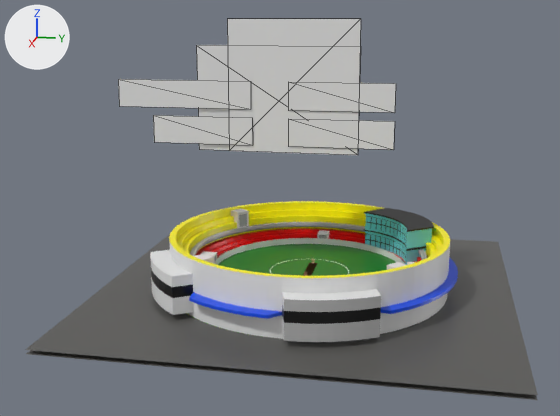
Two versions of the glTF model assets/cricket_stadium.glb, one commit apart.
Camera for both pictures: a 50 mm lens placed at (45.4, 7.0, 15.8), pointed at (2.3, -1.6, 5.0). The axes (+X, +Y, +Z) are drawn at upper left. The lights are the same throughout. Mesh edges are drawn as thin lines on the coarser meshes. Where no turn or scale is listed for an object, it has been applied to the vertices. Vertices at the same position are counted once.

Objects in the first picture: 'Stadium', 'playerImage', 'playerImageBg'.
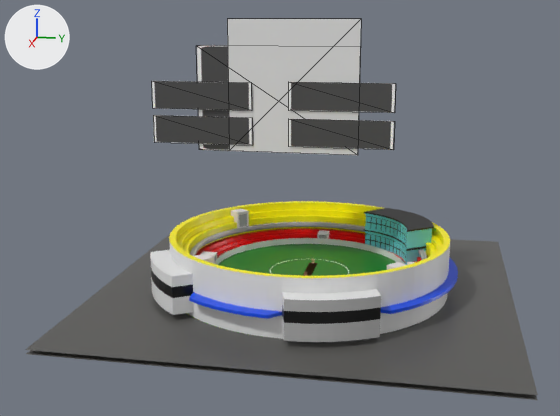
Pixel boxes (x1, y1, x2, y2) of what changed, in the pictures (560 x 416 px):
'playerImageBg', reshaped (12% narrower): before (118, 45, 396, 150); after (152, 45, 396, 151)
part 1 of me_playerimagebg, surface changed: (152, 45, 361, 150) in both
part 2 of me_playerimagebg, recoloured: (153, 82, 396, 150) in both

Edits to the bpy script that builds the scene:
```text
Add img_bg_tex:
    img_bg_tex = load_image('bg-tex', '_unpacked/bg-tex', 1024, 1024, 'sRGB')
Add mat_material_003:
    mat_material_003 = principled_material('Material.003')
    mat_material_003.texture = img_bg_tex
Change me_playerimagebg:
    used by ob_playerimagebg; location = (1.16, -2.57, 10.49)
    remove me_playerimagebg.from_pydata(...)  # 20 vertices, 10 faces; spans x -0.1..0.0, y -9.2..7.3, z -2.4..3.7
    add me_playerimagebg.from_pydata(...)  # 20 vertices, 10 faces; spans x -0.1..0.0, y -7.0..7.3, z -2.4..3.7
    me_playerimagebg part 1: 4 kept faces spanning x -0.1..0.0, y -7.0..5.3, z -2.4..3.7 get new texture (UV) coordinates
    me_playerimagebg part 2: 10 faces spanning x -0.1..0.0, y -7.0..7.3, z -2.4..3.7 switch from no material to mat_material_003 (picture img_bg_tex)
```
